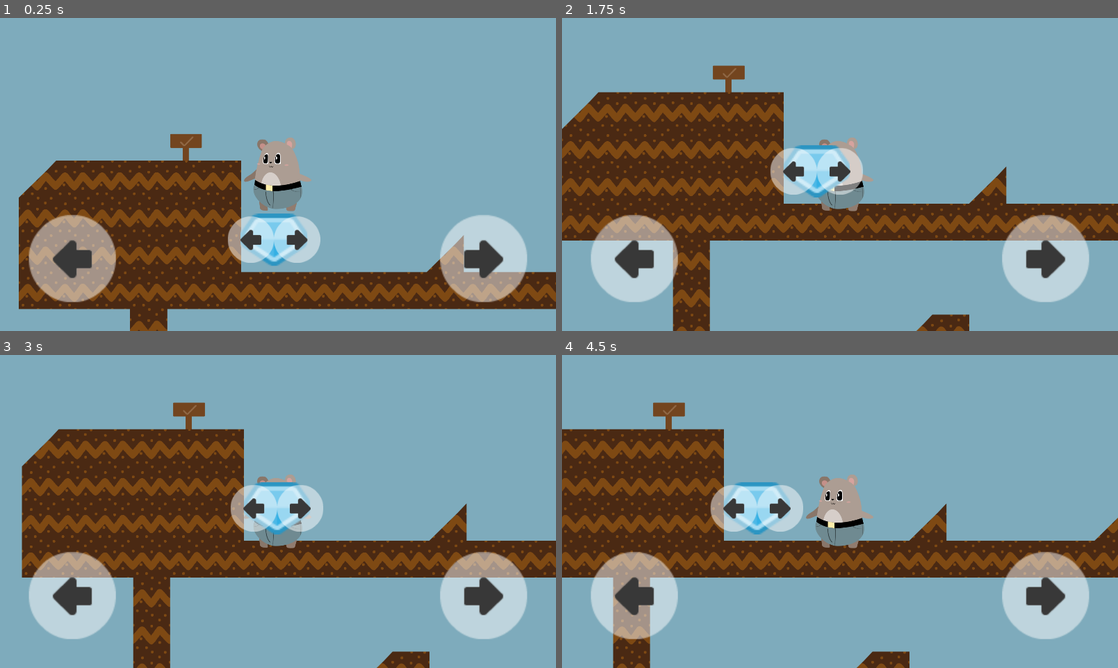
Above: before the commit, frames 1-4 (two rows, left to right).
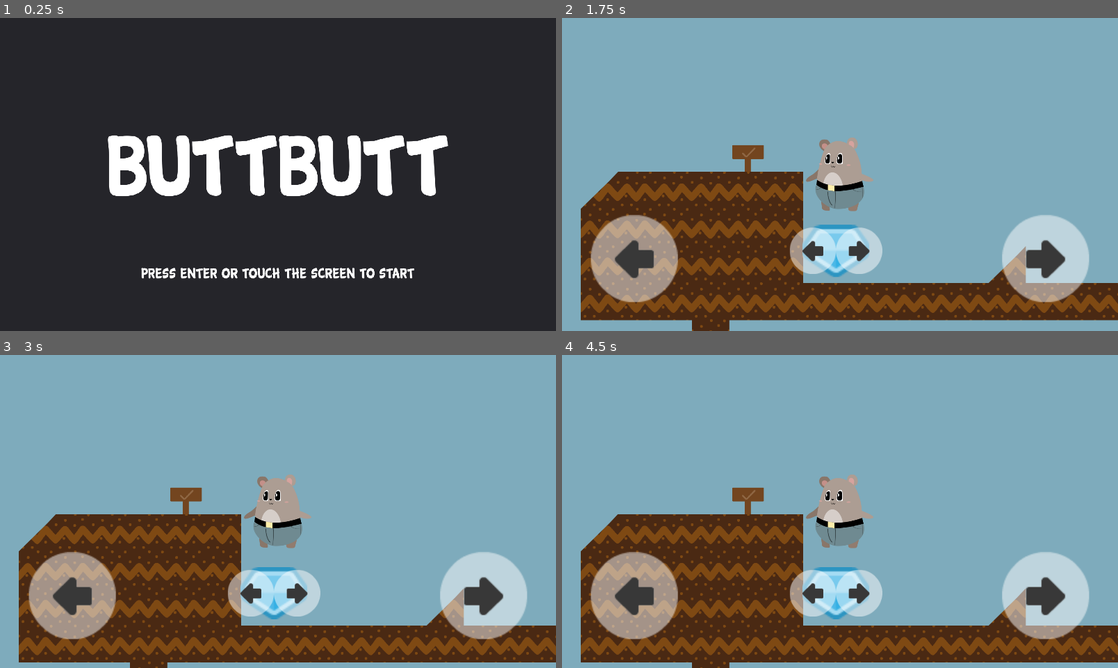
Above: after the commit, the same moments.

Repository: arnaudcoj/buttbutt_adventures
Game: Godot game, scene res://Main/scenes/Main.tscn
The game is run twice, just before and just after one commit, with the same random seed, the same clock (stepped at 60 frames per second) and the same inputs. Before the commit the project starts from res://levels/Level1.tscn.
Inputs (mouse positions are in pixels of both pictures, inside the frame that each line leads up to):
- Up to frame 1 (0.25 s): no input
- Up to frame 2 (1.75 s): tap Enter (ui_accept) at 0.5, 0.77, 0.8, 1.07, 1.35, 1.52 s; move the mouse to (962, 158) at 0.52 s; hold Space (ui_select) 0.53-1.28 s; hold Right (right_action) from 0.53 s (still down); click (962, 158) at 0.67 s; move the mouse to (728, 190) at 1.27 s; click (728, 190) at 1.42 s; tap Space (ui_select) at 1.55 s
- Up to frame 3 (3 s): tap Enter (ui_accept) at 1.82, 2.3 s; move the mouse to (333, 442) at 2.02 s; release Right (right_action) at 2.03 s; hold Left (left_action) 2.03-2.78 s; hold Space (ui_select) 2.03-2.78 s; click (333, 442) at 2.17 s; move the mouse to (250, 574) at 2.77 s; hold Right (right_action) from 2.78 s (still down); tap Space (ui_select) at 2.85 s; click (250, 574) at 2.92 s
- Up to frame 4 (4.5 s): tap Enter (ui_accept) at 3.02, 3.32 s; move the mouse to (1006, 558) at 3.52 s; hold Enter (ui_accept) 3.53-4.28 s; click (1006, 558) at 3.67 s; move the mouse to (673, 464) at 4.27 s; release Right (right_action) at 4.28 s; hold Left (left_action) from 4.28 s (still down); tap Space (ui_select) at 4.35 s; click (673, 464) at 4.42 s

The runs differ from the first frame. In frame 1, 99% of the frame differs, in the area x 0-100%, y 0-100%; in frame 2, 41%; in frame 3, 43%; in frame 4, 41%.
Error after the commit: Trying to assign value of type 'Node' to a variable of type 'KinematicBody2D'. (res://Main/scripts/Splash.gd:4)

Commit message:
add possibility to touch the screen to start

Diff:
--- a/sources/GUI/MainMenu/scenes/MainMenu.tscn
+++ b/sources/GUI/MainMenu/scenes/MainMenu.tscn
@@ -45,7 +45,7 @@
 margin_bottom = -180.0
 theme = ExtResource( 2 )
 custom_fonts/font = SubResource( 2 )
-text = "Press Enter to start"
+text = "Press Enter or touch the screen to start"
 align = 1
 valign = 1
 
--- a/sources/GUI/MainMenu/scripts/MainMenuScreen.gd
+++ b/sources/GUI/MainMenu/scripts/MainMenuScreen.gd
@@ -1,11 +1,14 @@
 extends Control
 
 signal leave
+
+var over
 
 func _enter_tree():
 	hide()
 
 func open():
+	over = false
 	$Timer.start()
 	show()
 
@@ -14,5 +17,9 @@
 	if !$Timer.is_stopped():
 		$Timer.stop()
 
+func _input(event):
+	if event is InputEventMouseButton and event.pressed and event.button_index == BUTTON_LEFT:
+		over = true
+
 func is_over():
-	return Input.is_action_pressed("ui_select") or Input.is_action_pressed("ui_accept")
+	return Input.is_action_pressed("ui_accept") or over
--- a/sources/GUI/Splash/scripts/SplashScreen.gd
+++ b/sources/GUI/Splash/scripts/SplashScreen.gd
@@ -15,4 +15,5 @@
 	hide()
 
 func is_over():
-	return $Timer.is_stopped()
+	return true
+	#return $Timer.is_stopped()
--- a/sources/project.godot
+++ b/sources/project.godot
@@ -33,7 +33,8 @@
 [application]
 
 config/name="ButtButt Adventures"
-run/main_scene="res://levels/Level1.tscn"
+run/main_scene="res://Main/scenes/Main.tscn"
+boot_splash/image="res://icon.png"
 config/icon="res://icon.png"
 
 [display]
@@ -56,6 +57,13 @@
 
 [input]
 
+ui_accept={
+"deadzone": 0.5,
+"events": [ Object(InputEventKey,"resource_local_to_scene":false,"resource_name":"","device":0,"alt":false,"shift":false,"control":false,"meta":false,"command":false,"pressed":false,"scancode":16777221,"unicode":0,"echo":false,"script":null)
+, Object(InputEventKey,"resource_local_to_scene":false,"resource_name":"","device":0,"alt":false,"shift":false,"control":false,"meta":false,"command":false,"pressed":false,"scancode":16777222,"unicode":0,"echo":false,"script":null)
+, Object(InputEventJoypadButton,"resource_local_to_scene":false,"resource_name":"","device":0,"button_index":0,"pressure":0.0,"pressed":false,"script":null)
+ ]
+}
 left_action={
 "deadzone": 0.5,
 "events": [ Object(InputEventKey,"resource_local_to_scene":false,"resource_name":"","device":0,"alt":false,"shift":false,"control":false,"meta":false,"command":false,"pressed":false,"scancode":16777231,"unicode":0,"echo":false,"script":null)
